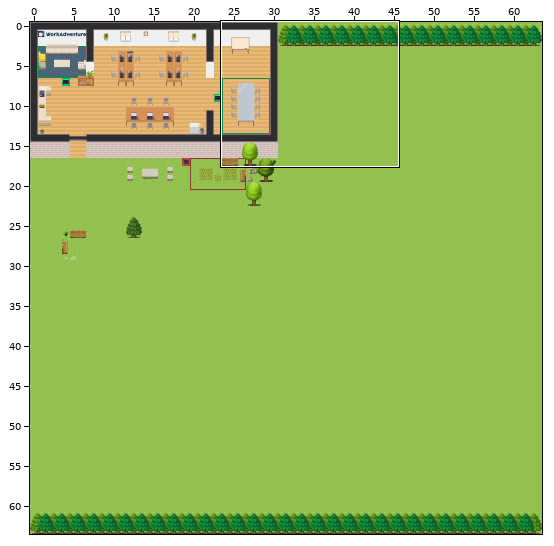
An edit to a level. Tiled map (JSON), maps/map.json. The picture above shows the old version from afar; the outline marks the close-up.
Close-up. First the earlier version:
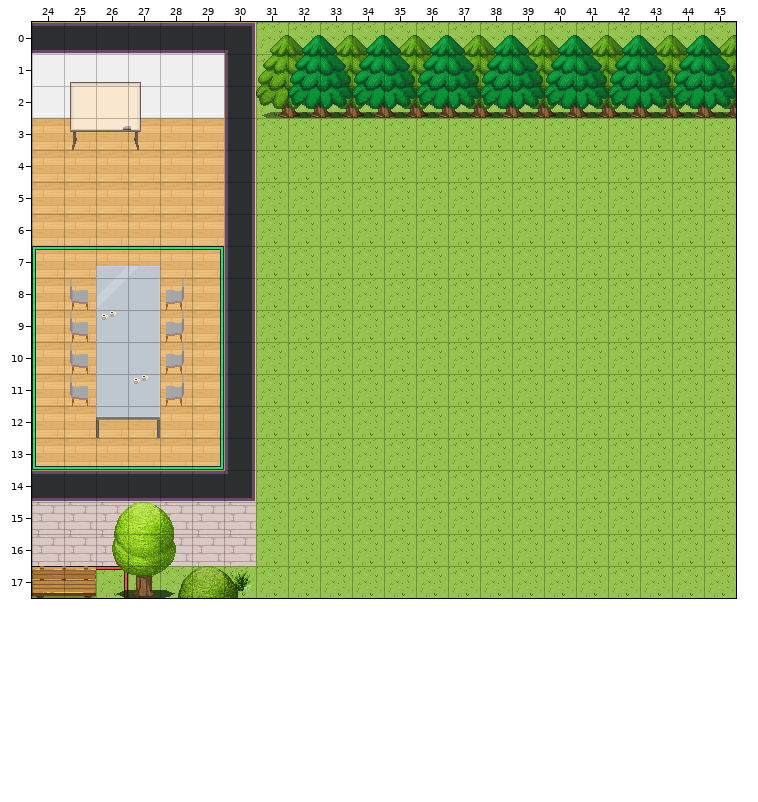
Cells are 32x32 px. Shown: x 24..45, y 0..17. The commit also changed other parts of the map, which this record leaves out.
Once edited:
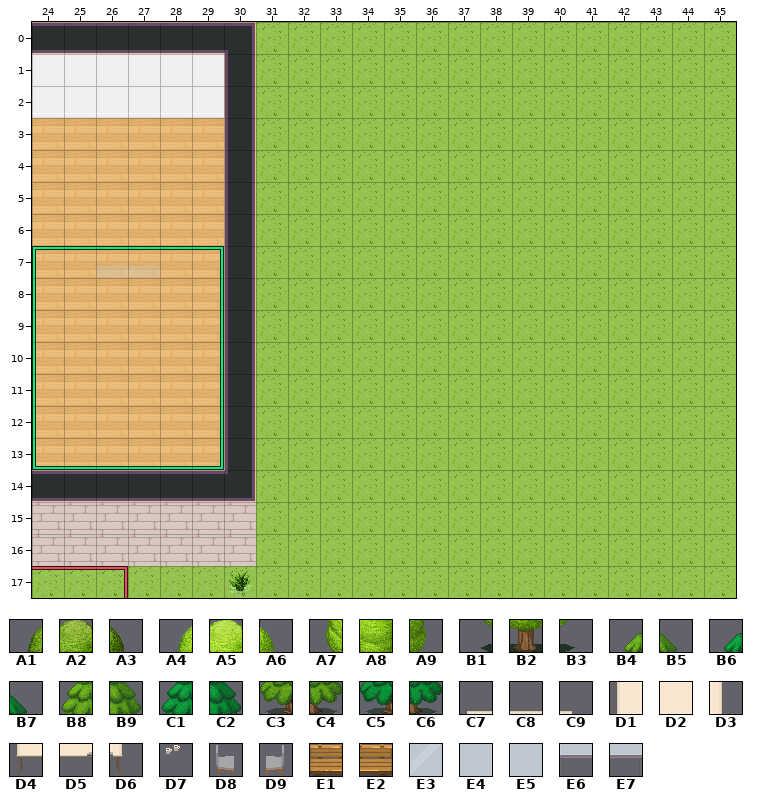
Key: from "WA_Exterior": A1 75, A2 76, A3 77, A4 78, A5 79, A6 80, A7 103, A8 104, A9 105, B1 128, B2 129, B3 130, B4 278, B5 279, B6 281, B7 282, B8 303, B9 304, C1 306, C2 307, C3 328, C4 329, C5 331, C6 332; from "WA_Miscellaneous": C7 33, C8 34, C9 35, D1 43, D2 44, D3 45, D4 53, D5 54, D6 55, D7 58; from "WA_Seats": D8 119, D9 120, E1 143, E2 144; from "WA_Tables": E3 15, E4 17, E5 17 flipped left-right, E6 25, E7 27.
__ is an empty cell.
Tiles replaced or removed in this view: A1, A2, A3, A4, A5, A6, A7, A8, A9, B1, B2, B3, B4, B5, B6, B7, B8, B9, C1, C2, C3, C4, C5, C6, C7, C8, C9, D1, D2, D3, D4, D5, D6, D7, D8, D9, E1, E2, E3, E4, E5, E6, E7.
From old to new:
Changed rows in their new state; .. is an unchanged cell.
layer "abovePlayer1" opacity 100% -> 29%
Layer "furniture" (now hidden):
first column x 25:
 0 .. .. .. .. .. .. __ __ __ __ __ __ __ __ __ __ __ __ __ __ __
 1 __ __ __ .. .. .. __ __ __ __ __ __ __ __ __ __ __ __ __ __ __
 2 __ __ __ .. .. .. __ __ __ __ __ __ __ __ __ __ __ __ __ __ __
 3 __ __ __ .. .. .. .. .. .. .. .. .. .. .. .. .. .. .. .. .. ..
first column x 24:
 8 .. __ __ __ __
 9 .. __ __ __ __
10 .. __ __ __ __
11 .. __ __ __ __
12 .. .. __ __ ..
15 .. .. __ __ __
16 .. .. __ __ __
17 __ __ __ __ __
Layer "aboveFurniture" (now hidden):
first column x 32:
 0 __ __ __ __ __ __ __ __ __ __ __ __ __ __
 1 __ __ __ __ __ __ __ __ __ __ __ __ __ __
 2 __ __ __ __ __ __ __ __ __ __ __ __ __ __
first column x 26:
 9 __ ..
11 .. __
first column x 28:
17 __ __ __
